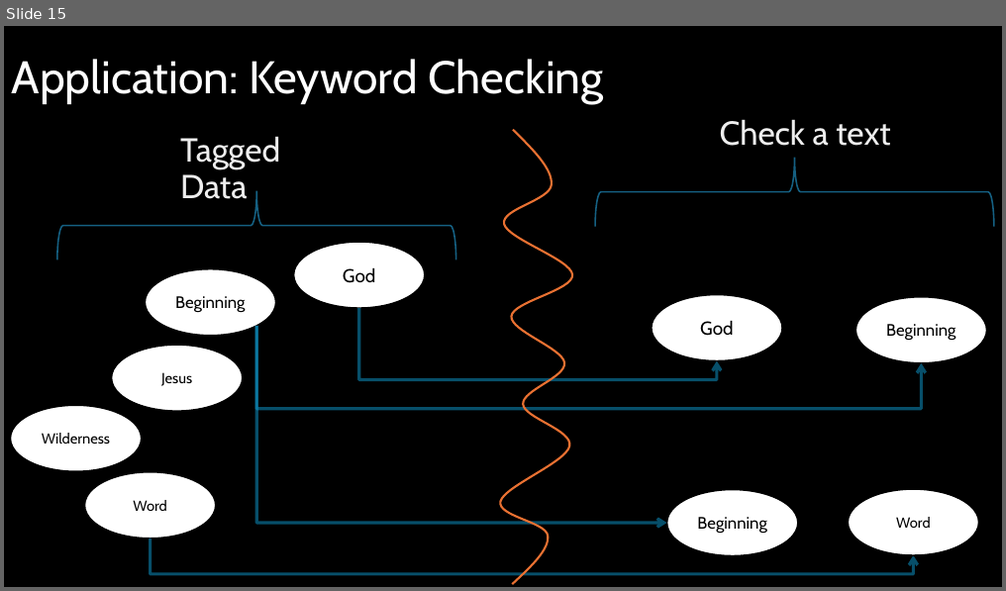
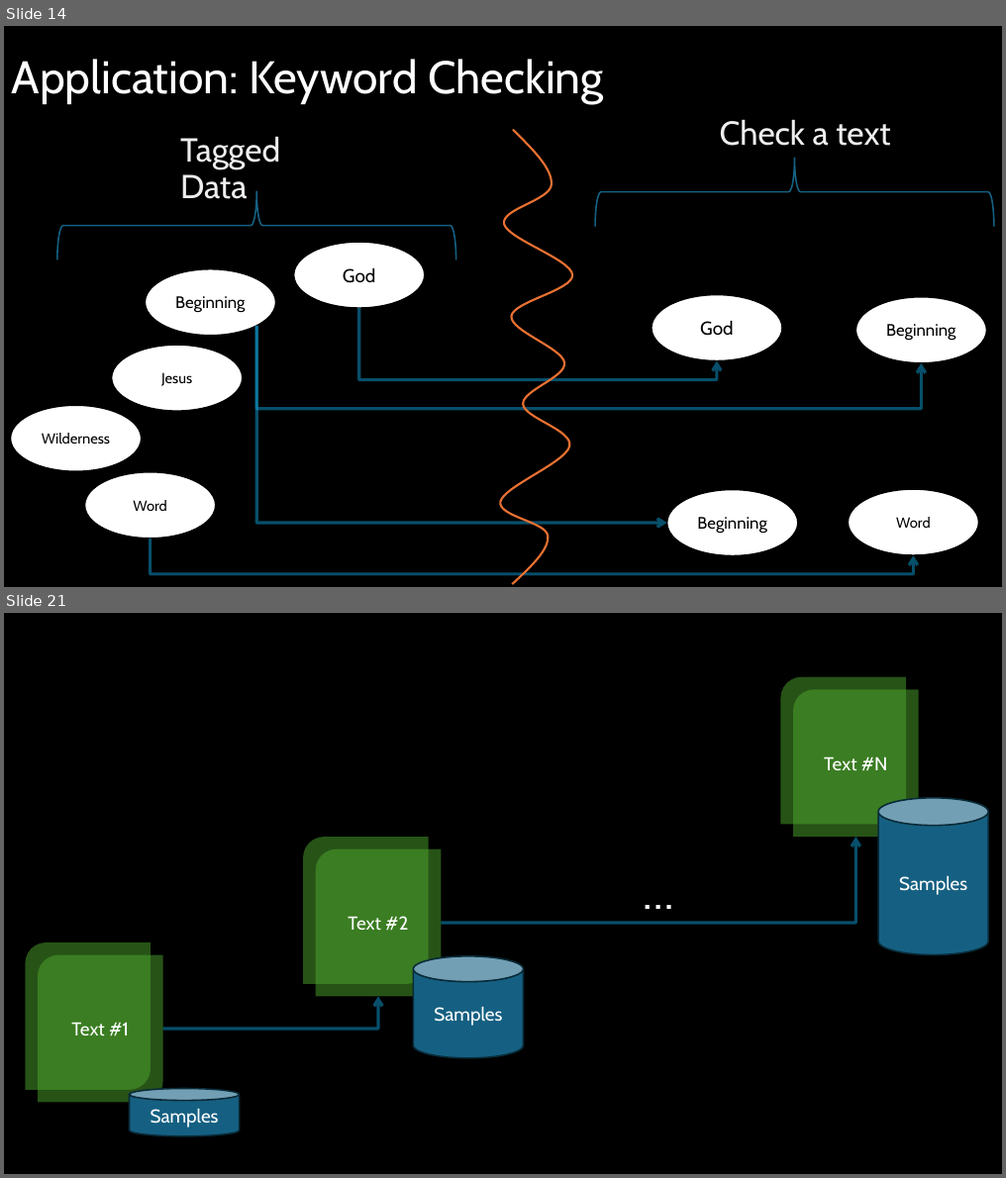
Before and after one commit to PENNET-dev/hackathon-uW-2024, a slide deck: Hackathon Presentation.pptx. Shown one above the other, each under a label of ours: slide 15 before the commit, slides 14 and 21 after it; the slides between them are not shown. The pictures are 1006x591 and 1006x1178 pixels, drawn with LibreOffice and Linux fonts; fonts in the diff are those of the drawing. Boxes give left, top, right and bottom in pixels: in the first picture for what was removed or moved away, otherwise in the second. Text is boxed around its words. In the diff, an @@ line names an element or a change of style, - is before the commit and + after.

```diff
--- a/Hackathon Presentation.pptx
+++ b/Hackathon Presentation.pptx
@@ slide 21 added at (4,613,1002,1174), background #000000 @@
@@ round diag rect added at (781,677,907,825), fill #4EA72E at 50% opacity @@
@@ round diag rect added at (793,689,919,837), fill #4EA72E at 50% opacity, 18 pt, text #FFFFFF @@
+Text #N
@@ cylinder added at (878,798,988,956), fill #156082, outline #092A39 1.5 pt, 18 pt, text #FFFFFF @@
+Samples
@@ round diag rect added at (303,837,430,984), fill #4EA72E at 50% opacity @@
@@ round diag rect added at (316,850,442,997), fill #4EA72E at 50% opacity, 18 pt, text #FFFFFF @@
+Text #2
@@ elbow arrow added from (442, 923) to (856, 837), #0F9ED5 3 pt @@
@@ text added at (636,840,698,949), 44 pt, text #FFFFFF @@
+…
@@ round diag rect added at (25,943,151,1090), fill #4EA72E at 50% opacity @@
@@ round diag rect added at (38,956,163,1103), fill #4EA72E at 50% opacity, 18 pt, text #FFFFFF @@
+Text #1
@@ cylinder added at (414,957,524,1059), fill #156082, outline #092A39 1.5 pt, 18 pt, text #FFFFFF @@
+Samples
@@ elbow arrow added from (162, 1029) to (378, 996), #0F9ED5 3 pt @@
@@ cylinder added at (129,1089,239,1137), fill #156082, outline #092A39 1.5 pt, 18 pt, text #FFFFFF @@
+Samples
@@ what was slide 15 is now slide 14 @@
```
Also in this commit, not shown: 5 slides changed, 6 other slides added, 1 slide removed.
